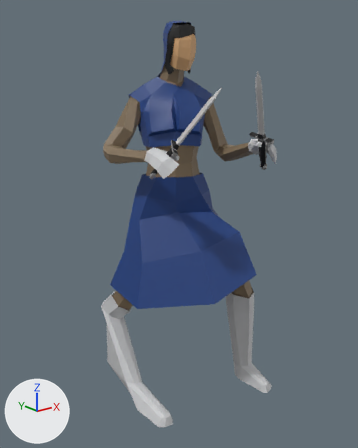
Before and after pictures for a commit that changed the FBX model Sombras del Pasado/Assets/Models/Characters/Character4.fbx.
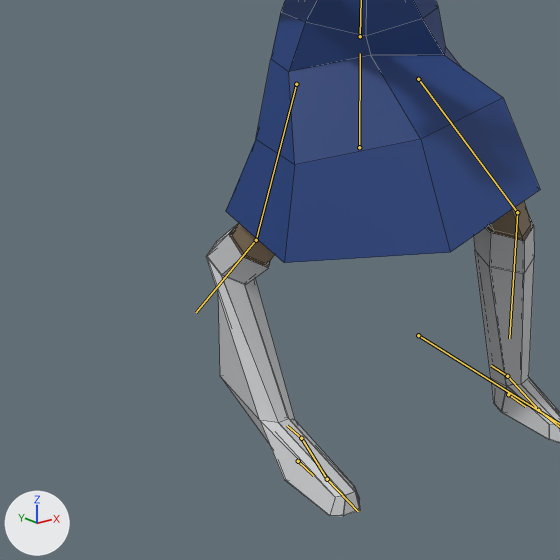
Each version appears first whole from a 50 mm camera at (-1.5, -1.9, 1.65) aimed at (0.0, -0.02, 0.9), and next in a close-up on the part from 1% to 74% of the width and 42% to 100% of the height. Arrows for +X, +Y and +Z are at lower left; the lights stay in place. Both versions are drawn at frame 120 of the action 'metarig|metarigAction'; the numbers are the values there. The bones that bend it are drawn over the model as lines in the close-ups. The close-ups show mesh edges as thin lines.

Objects in the first close-up: 'Armadura', 'Cuerpo', 'Ropa'.
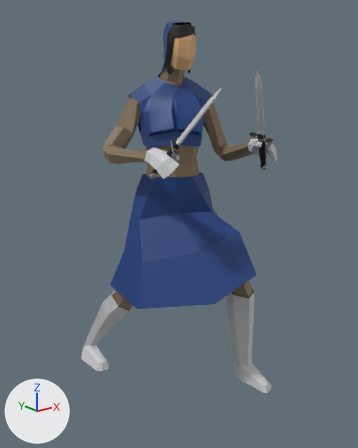
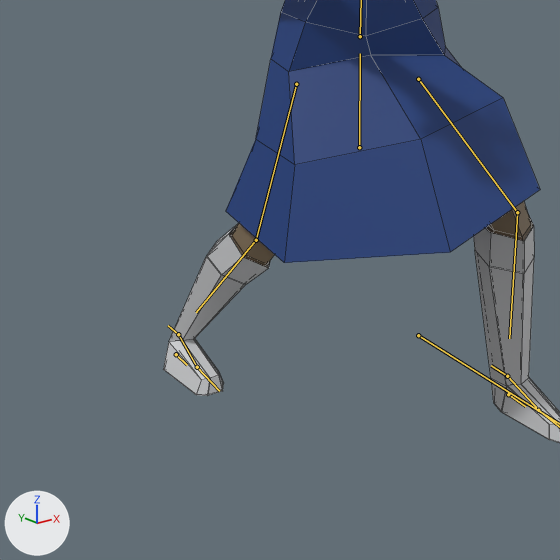
Boxes [x1, y1, x2, y2] around the edits, measured in the close-ups (560 x 560 px):
```json
{"object": "Armadura", "change": "posed", "before": [206, 214, 560, 516], "after": [163, 214, 560, 443]}
{"bone": "ControlFoot.R", "before": "(298, 461) to (313, 475)", "after": "(176, 354) to (187, 365)"}
```

The change, as JSON lines over the scene's bpy script:
```json
{"block": "bone_controlfoot_r", "where": "bone_controlfoot_r = bpy.data.objects['metarig'].pose.bones['ControlFoot.R']"}
{"op": "set", "path": "bone_controlfoot_r.location", "old": "(0.0, 0.268, -0.017)", "new": "(0.0, -0.33, 0.021)"}
```
